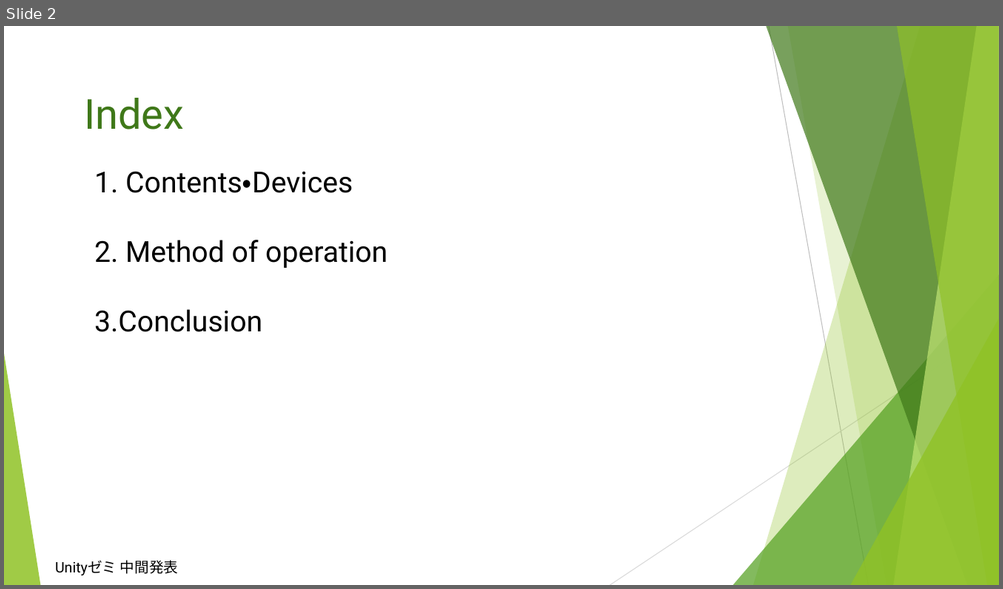
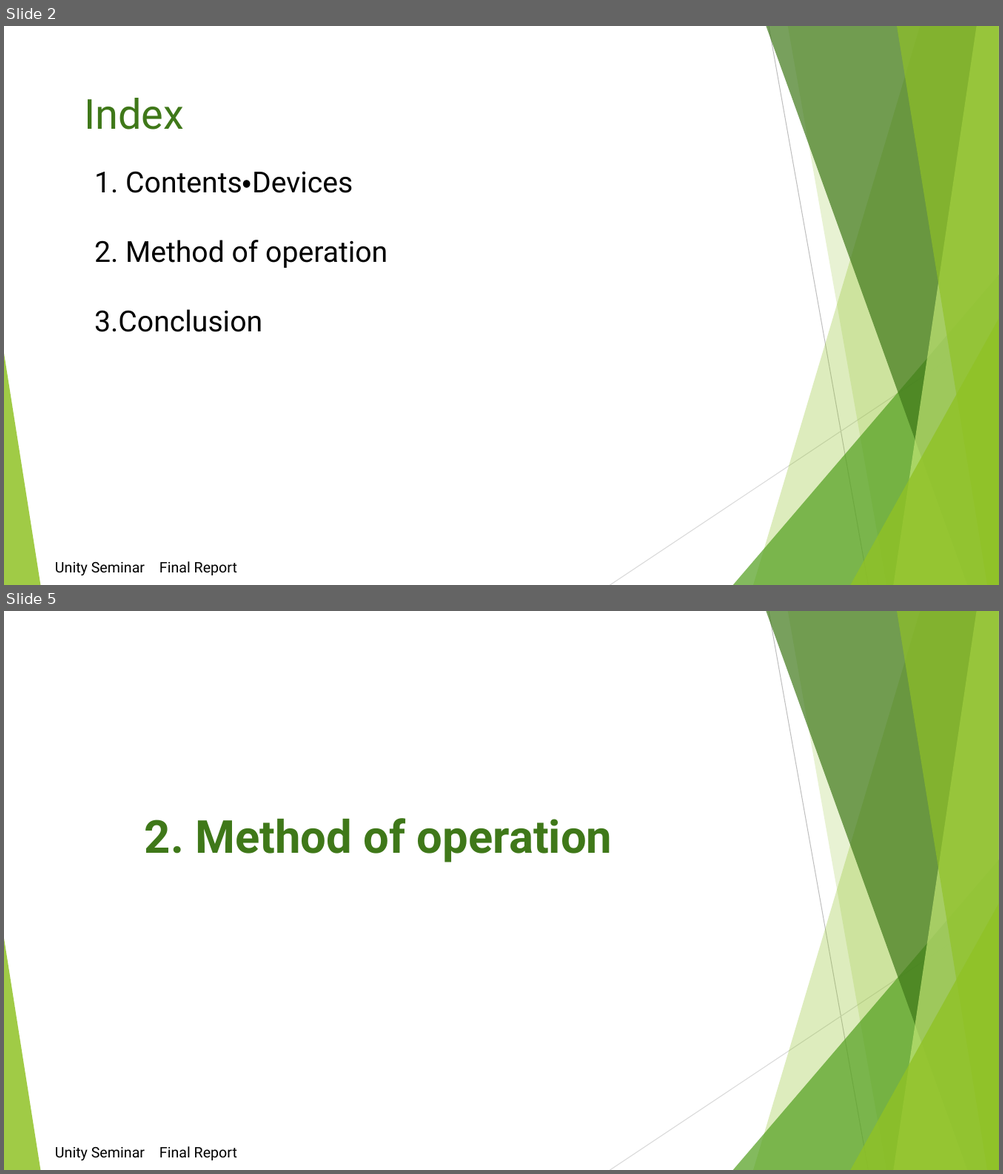
Before and after one commit to UnitySeminarAGroup/Unity_Seminar_A_Group, a slide deck: Unityゼミ最終発表用プレゼン.pptx. Shown one above the other, each under a label of ours: slide 2 before the commit, slides 2 and 5 after it; the slides between them are not shown. The pictures are 1003x589 and 1003x1174 pixels, drawn with LibreOffice and Linux fonts; fonts in the diff are those of the drawing. Boxes give left, top, right and bottom in pixels: in the first picture for what was removed or moved away, otherwise in the second. Text is boxed around its words. In the diff, an @@ line names an element or a change of style, - is before the commit and + after.

```diff
--- a/Unityゼミ最終発表用プレゼン.pptx
+++ b/Unityゼミ最終発表用プレゼン.pptx
@@ slide 5 added at (4,611,999,1170), background #FFFFFF; not listed: 10 template elements that a slide beside it also shows @@
@@ text added at (145,818,612,863), 44 pt, text #3F7819, bold @@
+2. Method of operation
@@ text added at (55,1147,237,1162), 14 pt, text #000000 @@
+Unity Seminar Final Report
@@ slide 2 changed as well @@
@@ text at (55,562,237,577): text changed @@
-Unityゼミ 中間発表
+Unity Seminar Final Report
```
Also in this commit, not shown: 2 other slides changed, 4 other slides added, 5 slides removed, 2 other files.
